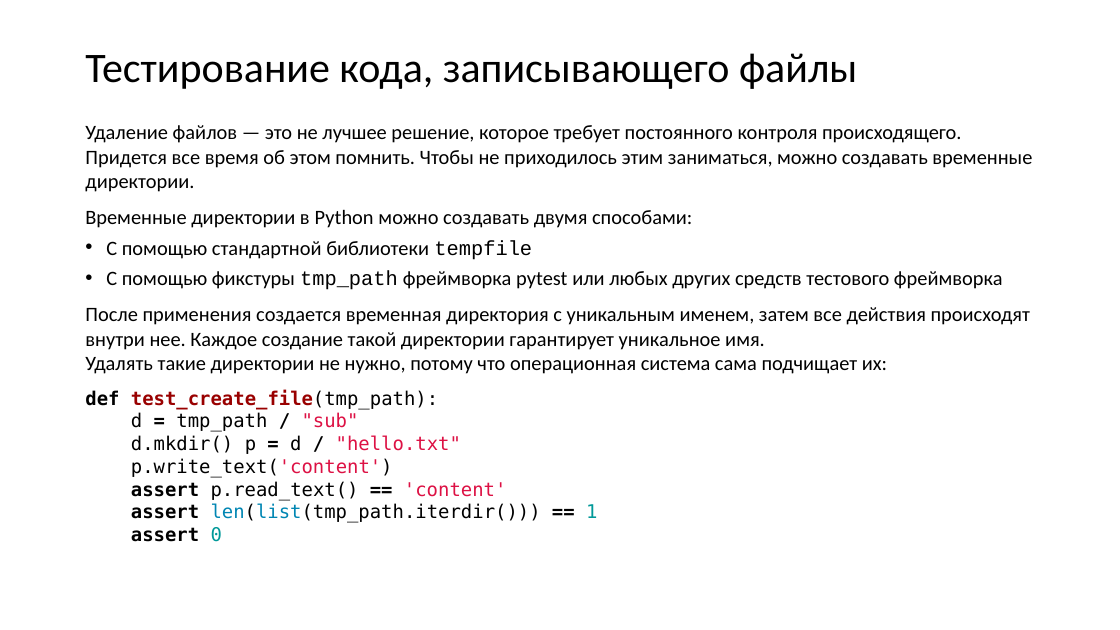
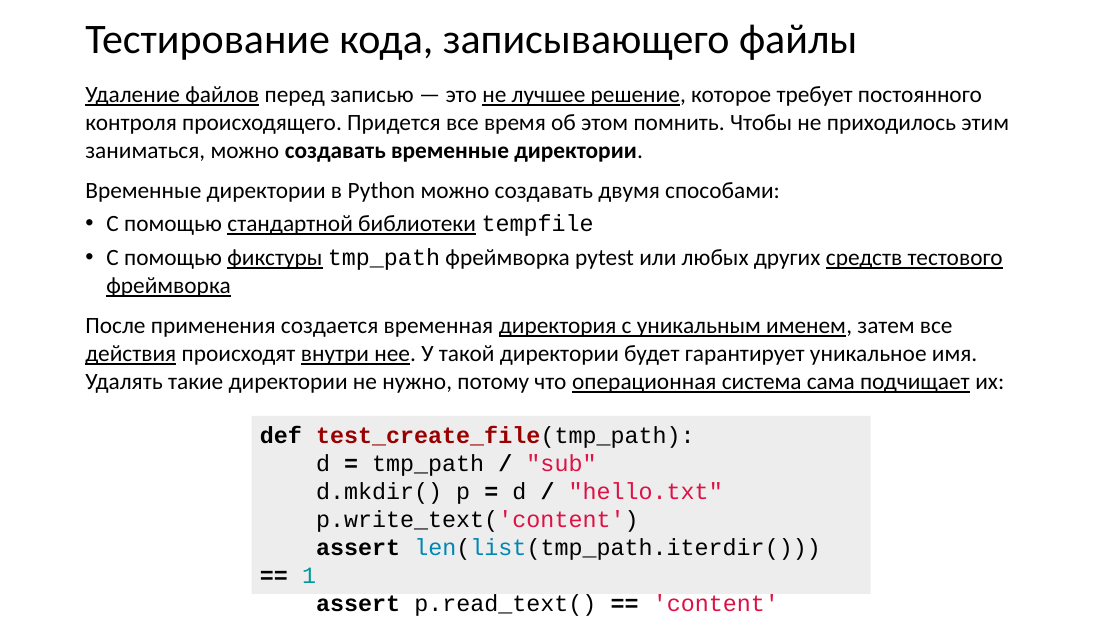
Before and after one commit to xtrueman/prog_instruments, a slide deck: slide 69 of presentations/UnitTests.pptx. Drawn at 1120x630 pixels with LibreOffice and Linux fonts; fonts in the diff are those of the drawing. Boxes give left, top, right and bottom in pixels: in the first picture for what was removed or moved away, otherwise in the second. Text is boxed around its words. In the diff, an @@ line names an element or a change of style, - is before the commit and + after.

```diff
--- a/presentations/UnitTests.pptx
+++ b/presentations/UnitTests.pptx
@@ title "Тестирование кода, записывающего файлы": place and size @@
-title "Тестирование кода, записывающего файлы" at (85,53,857,89)
+title "Тестирование кода, записывающего файлы" at (85,24,857,60)
@@ text "Удаление файлов перед записью — ...": place and size @@
-text "Удаление файлов перед записью — ..." at (85,125,1032,542)
+text "Удаление файлов перед записью — ..." at (85,86,1009,393)
@@ text at (85,86,1009,162): text changed; size 17.5 to 20 pt @@
-Удаление файлов — это не лучшее решение, которое требует постоянного контроля происходящего. Придется все время об этом помнить. Чтобы не приходилось этим заниматься, можно создавать временные директории.
+Удаление файлов перед записью — это не лучшее решение, которое требует постоянного контроля происходящего. Придется все время об этом помнить. Чтобы не приходилось этим заниматься, можно создавать временные директории.
@@ text at (85,181,1003,297): size 17.5 to 20 pt in "Временные директории в Python можно создавать двумя ...", "С помощью стандартной библиотеки tempfile", "С помощью фикстуры tmp_path фреймворка pytest или ..."; underline on in "стандартной библиотеки", "фикстуры средств тестового фреймворка" @@
@@ text at (85,318,1004,393): text changed; size 17.5 to 20 pt @@
-После применения создается временная директория с уникальным именем, затем все действия происходят внутри нее. Каждое создание такой директории гарантирует уникальное имя.
-Удалять такие директории не нужно, потому что операционная система сама подчищает их:
-def test_create_file(tmp_path):
-d = tmp_path / "sub"
-d.mkdir() p = d / "hello.txt"
-p.write_text('content')
-assert p.read_text() == 'content'
-assert len(list(tmp_path.iterdir())) == 1
-assert 0
+После применения создается временная директория с уникальным именем, затем все действия происходят внутри нее. У такой директории будет гарантирует уникальное имя.
+Удалять такие директории не нужно, потому что операционная система сама подчищает их:
@@ rectangle added at (252,416,871,594), fill #EDEDED, 20 pt, text #000000 @@
+def test_create_file(tmp_path):
+d = tmp_path / "sub"
+d.mkdir() p = d / "hello.txt"
+p.write_text('content')
+assert len(list(tmp_path.iterdir())) == 1
+assert p.read_text() == 'content'
```
Also in this commit, not shown: 33 other slides changed, 2 slides added.
